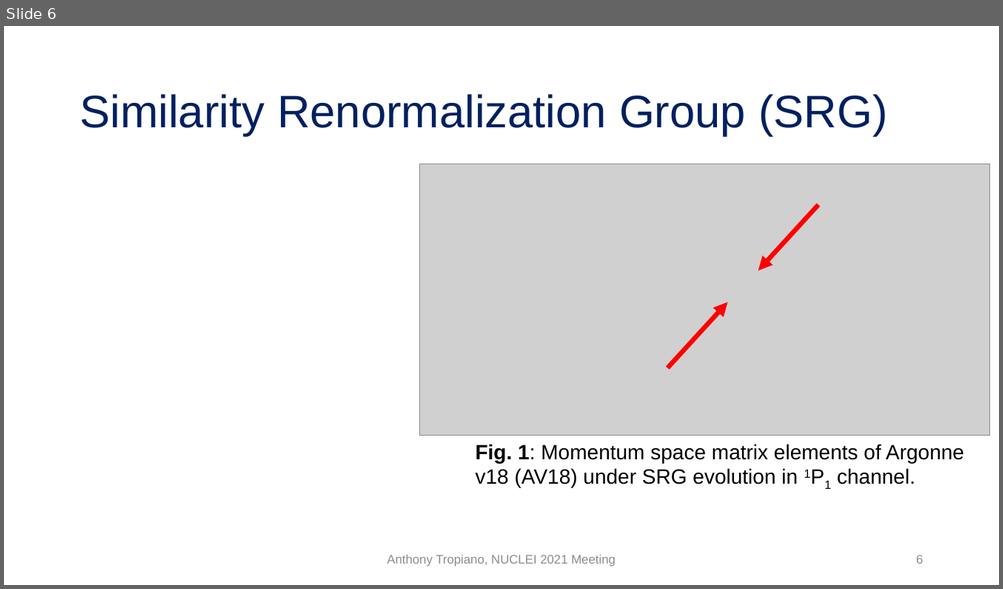
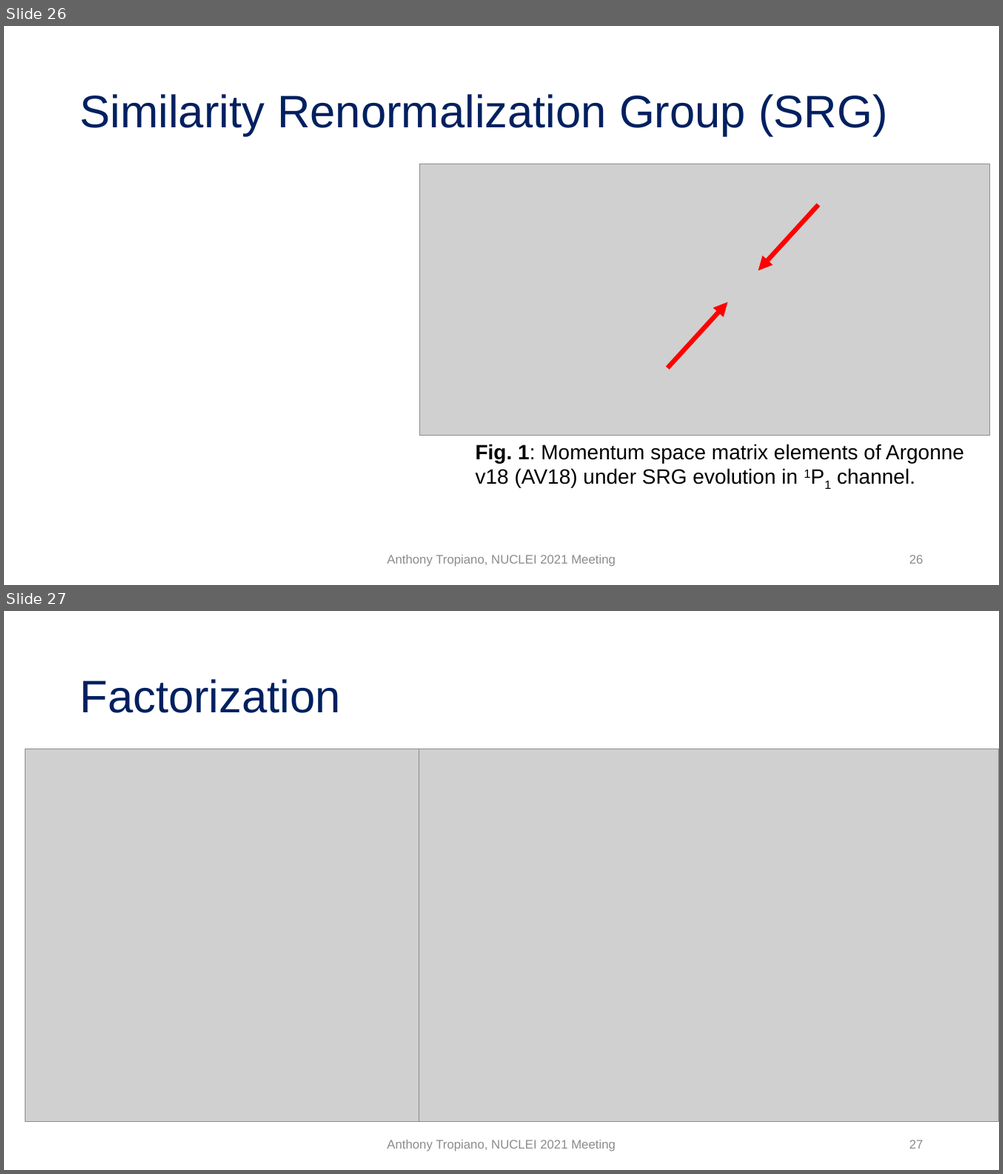
Before and after one commit to tropiano4/tropiano-srg, a slide deck: Presentations/NUCLEI_June2021/tropiano_nuclei_june2021.pptx. Shown one above the other, each under a label of ours: slide 6 before the commit, slides 26 and 27 after it. The pictures are 1003x589 and 1003x1174 pixels, drawn with LibreOffice and Linux fonts; fonts in the diff are those of the drawing; grey boxes stand for pictures. Boxes give left, top, right and bottom in pixels: in the first picture for what was removed or moved away, otherwise in the second. Text is boxed around its words. In the diff, an @@ line names an element or a change of style, - is before the commit and + after.

Commit message:
Updates to NUCLEI talk

```diff
--- a/Presentations/NUCLEI_June2021/tropiano_nuclei_june2021.pptx
+++ b/Presentations/NUCLEI_June2021/tropiano_nuclei_june2021.pptx
@@ slide 27 added at (4,611,999,1170), background #FFFFFF @@
@@ title added at (79,679,340,713), 44 pt, text #002060 @@
+Factorization
@@ picture added at (25,749,419,1122) @@
@@ picture added at (419,749,999,1122) @@
@@ text added at (387,1140,615,1152), 12 pt, text #8C8C8C @@
+Anthony Tropiano, NUCLEI 2021 Meeting
@@ page number added at (909,1140,923,1149), 12 pt, text #8C8C8C @@
+27
@@ what was slide 6 is now slide 26 @@
@@ page number at (909,555,923,564): text changed @@
-6
+26
```
Also in this commit, not shown: 2 slides changed, 1 other slide added, 2 other files.
